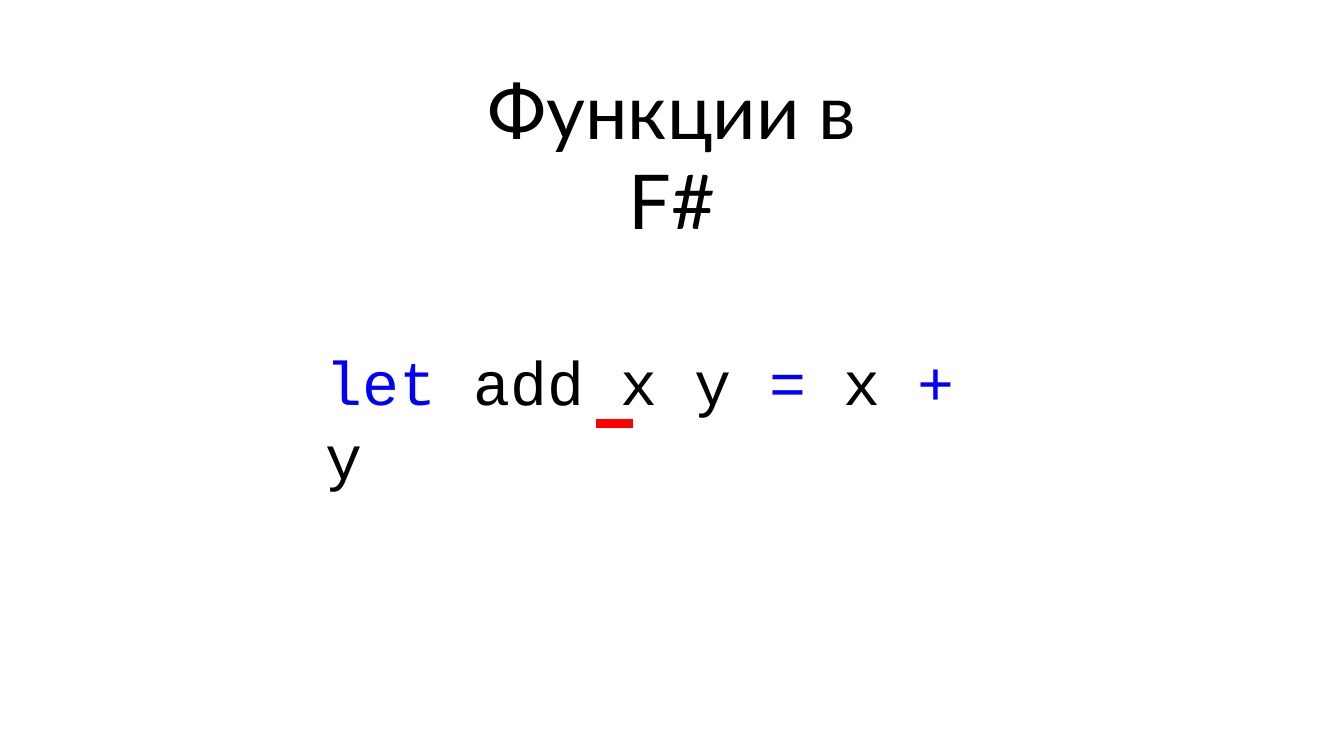
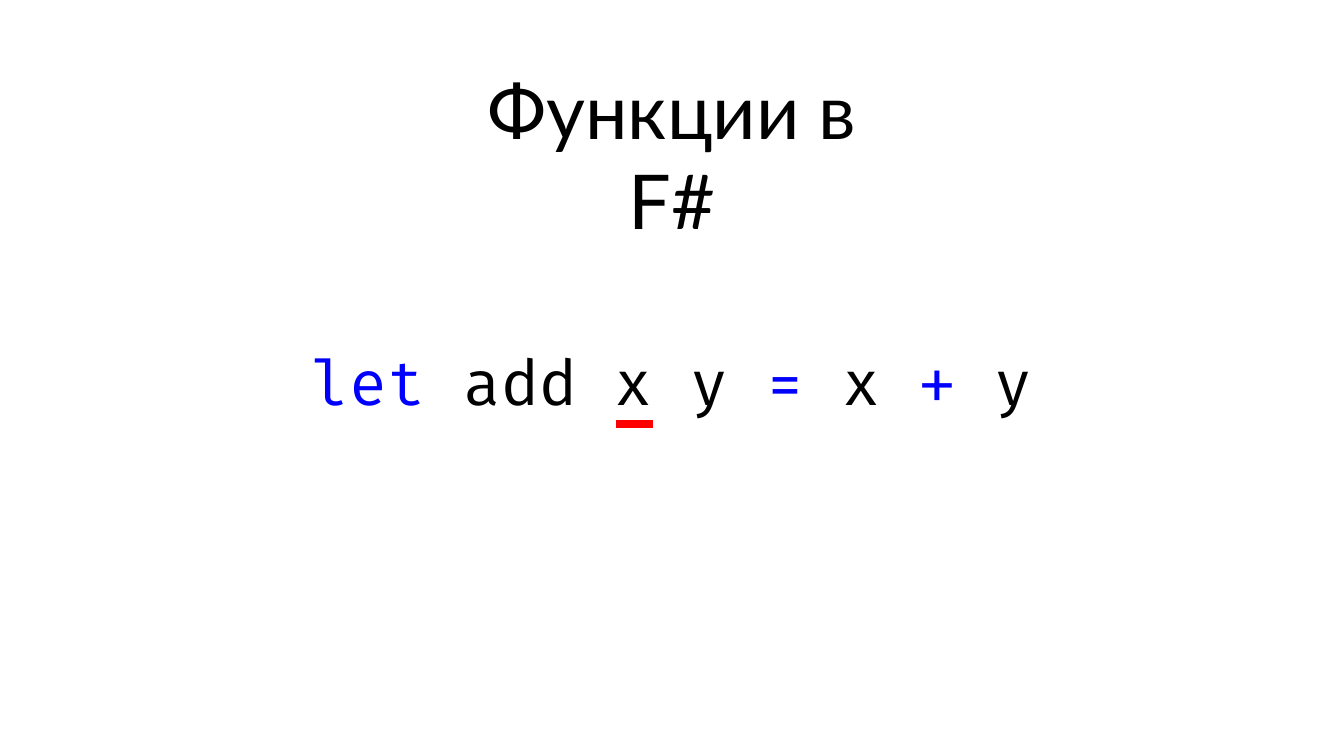
Before and after one commit to Dolfik1/Presentations, a slide deck: slide 35 of 22-09-2018-it-meetup4/Introduction to FSharp.pptx (slide 26 before the commit). Drawn at 1344x756 pixels with LibreOffice and Linux fonts; fonts in the diff are those of the drawing. Boxes give left, top, right and bottom in pixels: in the first picture for what was removed or moved away, otherwise in the second. Text is boxed around its words. In the diff, an @@ line names an element or a change of style, - is before the commit and + after.

```diff
--- a/22-09-2018-it-meetup4/Introduction to FSharp.pptx
+++ b/22-09-2018-it-meetup4/Introduction to FSharp.pptx
@@ text "let add x y = ...": place and size @@
-text "let add x y = ..." at bbox=[325, 362, 880, 492]
+text "let add x y = ..." at bbox=[312, 357, 1032, 423]
@@ text "let add x y = ..." at bbox=[312, 357, 1032, 423]: font Courier New to Fira Code; alignment left to centre @@
@@ line moved from (596, 423) - (633, 423) to (616, 424) - (653, 424) @@
```
Also in this commit, not shown: 15 other slides changed, 33 slides added, 6 slides removed.
